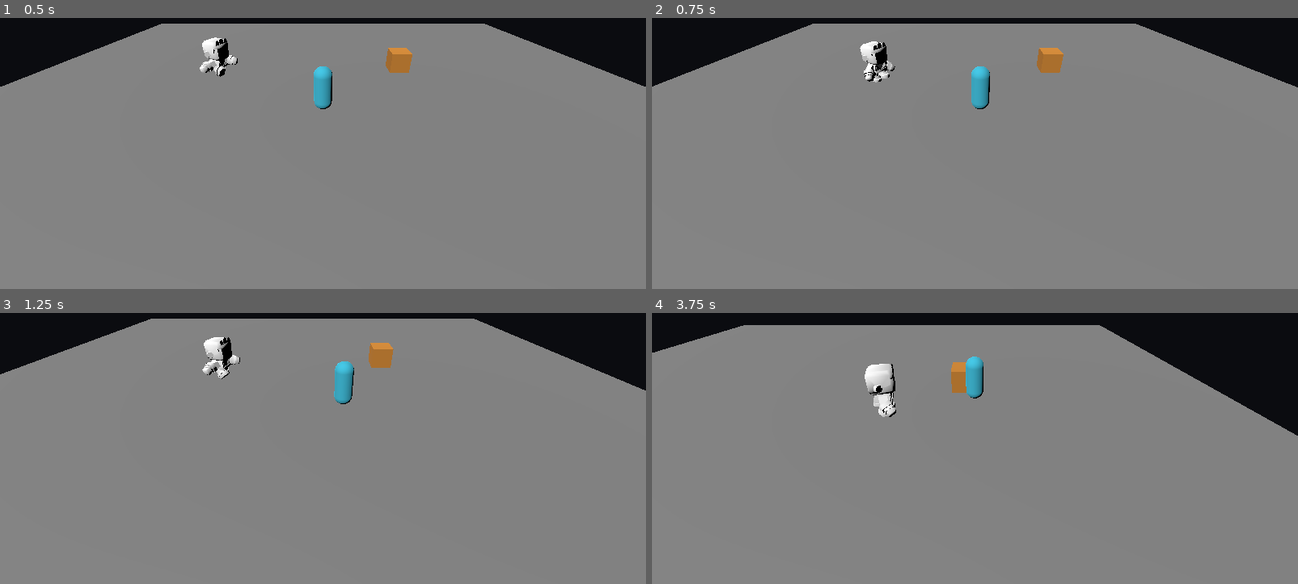
Above: before the commit, frames 1-4 (two rows, left to right).
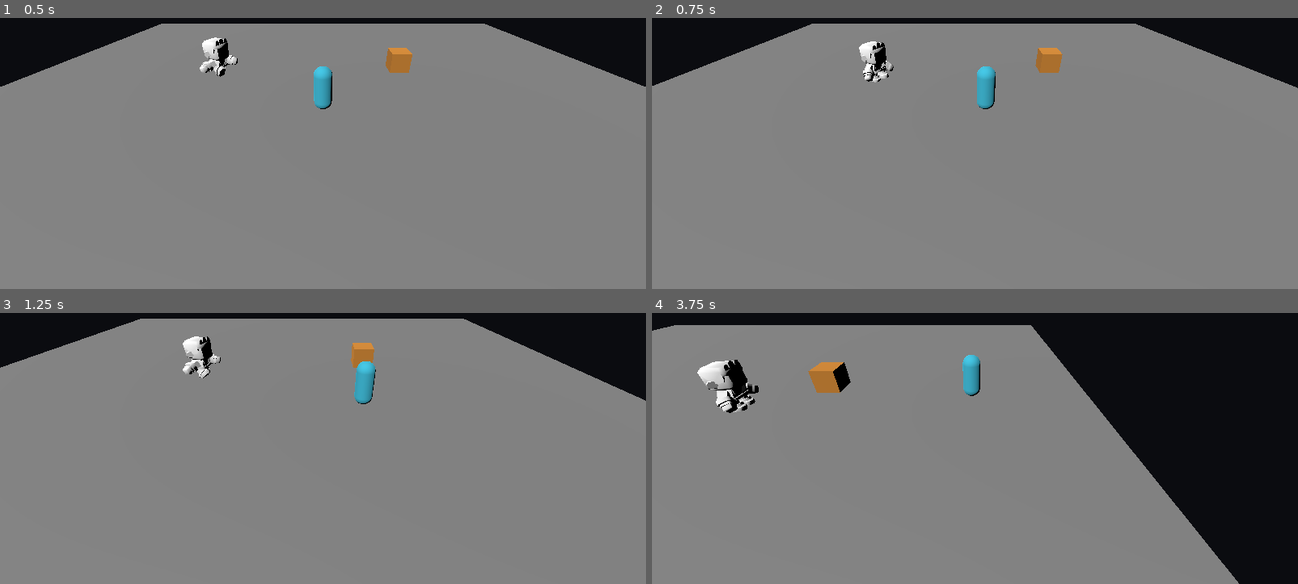
Above: after the commit, the same moments.

Repository: gabrielagudelo777-max/el-inquieto-videojuego
Game: Godot game, scene res://main.tscn
Same seed, same stepped clock (60 frames per second), same inputs: the game is played once before the commit and once after it.
Inputs (mouse positions are in pixels of both pictures, inside the frame that each line leads up to):
- Up to frame 1 (0.5 s): no input
- Up to frame 2 (0.75 s): move the mouse to (1117, 91) at 0.52 s; hold D (move_right) from 0.53 s (still down); hold Ctrl (correr, bound only after the commit) from 0.53 s (still down)
- Up to frame 3 (1.25 s): keep holding D (move_right); keep holding Ctrl (correr, bound only after the commit)
- Up to frame 4 (3.75 s): move the mouse to (845, 421) at 1.27 s; release D (move_right) at 1.28 s; release Ctrl (correr, bound only after the commit) at 1.28 s; hold S (move_down) 1.28-2.03 s; tap Shift (dash) at 1.35 s; tap Ctrl (correr, bound only after the commit) at 1.55, 3.05 s; move the mouse to (1039, 323) at 2.02 s; hold D (move_right) 2.03-2.78 s; hold Ctrl (correr, bound only after the commit) 2.03-2.78 s; tap J (disparar) at 2.1 s; move the mouse to (942, 475) at 2.77 s; hold W (move_up) 2.78-3.53 s; tap E (interactuar) at 2.85 s; move the mouse to (1168, 456) at 3.52 s; hold A (move_left) from 3.53 s (still down); hold Ctrl (correr, bound only after the commit) from 3.53 s (still down)

Frame 1 is identical in both runs. In frame 2, 0.7% of the frame differs, in the area x 0-100%, y 2-34%; in frame 3, 3.4%; in frame 4, 21%, in the area x 0-100%, y 4-100%.

Commit message:
T8 configurar accion correr

Diff:
--- a/project.godot
+++ b/project.godot
@@ -40,6 +40,11 @@
 "events": [Object(InputEventKey,"resource_local_to_scene":false,"resource_name":"","device":16,"window_id":0,"alt_press …(190 unchanged characters)…
 ]
 }
+correr={
+"deadzone": 0.5,
+"events": [Object(InputEventKey,"resource_local_to_scene":false,"resource_name":"","device":-1,"window_id":0,"alt_pressed":false,"shift_pressed":false,"ctrl_pressed":false,"meta_pressed":false,"pressed":false,"keycode":0,"physical_keycode":4194326,"key_label":0,"unicode":0,"location":0,"echo":false,"script":null)
+]
+}
 dash={
 "deadzone": 0.5,
 "events": [Object(InputEventKey,"resource_local_to_scene":false,"resource_name":"","device":16,"window_id":0,"alt_press …(195 unchanged characters)…
